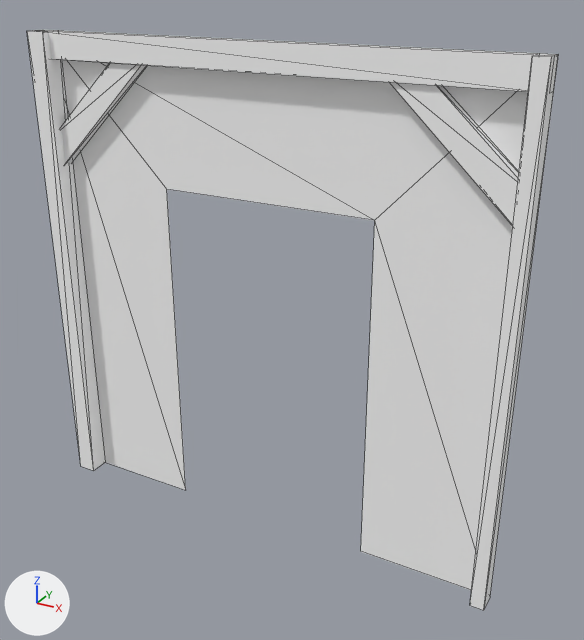
The glTF model assets/synty/simple_fantasy_interiors/models/SM_Env_Wall_Doorway_01.glb: old version first, new version second.
Rendered twice from a 50 mm camera at (0.0626, -0.0627, 0.0559) aimed at (0.028, 0.0003, 0.0244). Every picture has the same lights, and +X, +Y and +Z are marked at lower left. Mesh edges are drawn as thin lines.

Names of what the first picture shows: 'SM_Env_Wall_Doorway_01'.
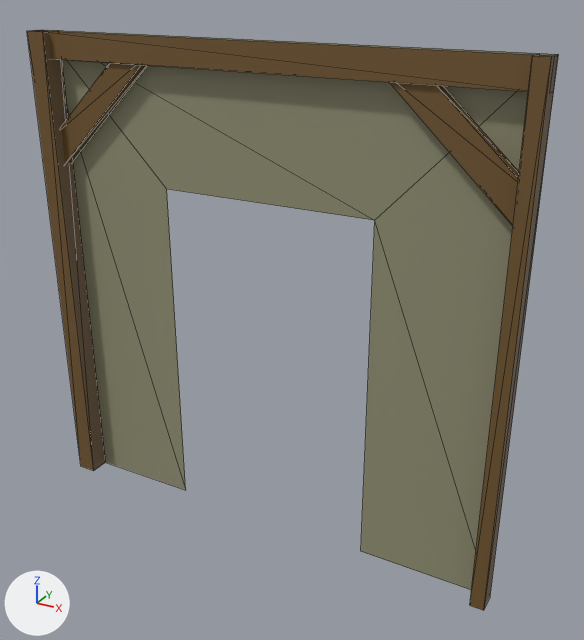
What the commit changed:
Picture 'SimpleFantasyInteriorsTexture' (img_simplefantasyinteriorstexture) is new.
In material 'lambert1' (mat_lambert1), base_color is no longer (1.0, 1.0, 1.0), white #ffffff.
In material 'lambert1' (mat_lambert1), texture is now set to img_simplefantasyinteriorstexture.

What differs and where, as boxes (x1, y1, x2, y2) in the pictures (584 x 640 px):
'SM_Env_Wall_Doorway_01', surface changed (grey to yellow)
    both: (27, 30, 558, 610)
